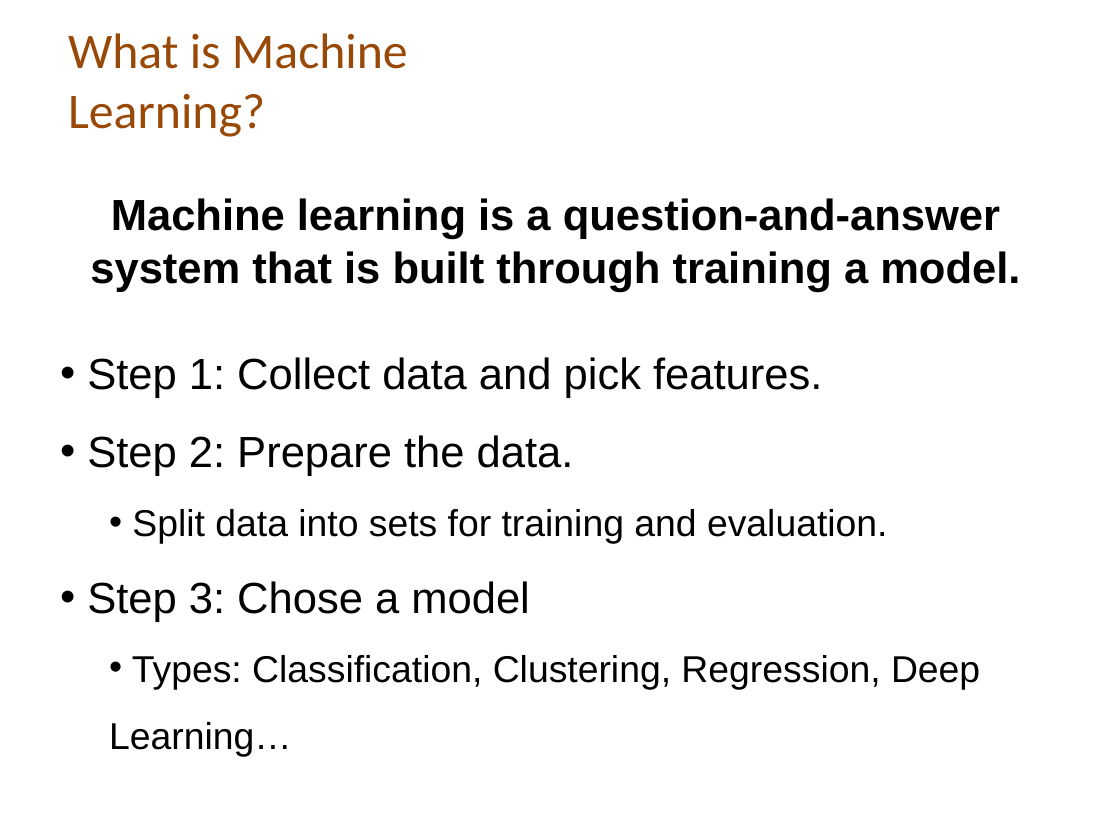
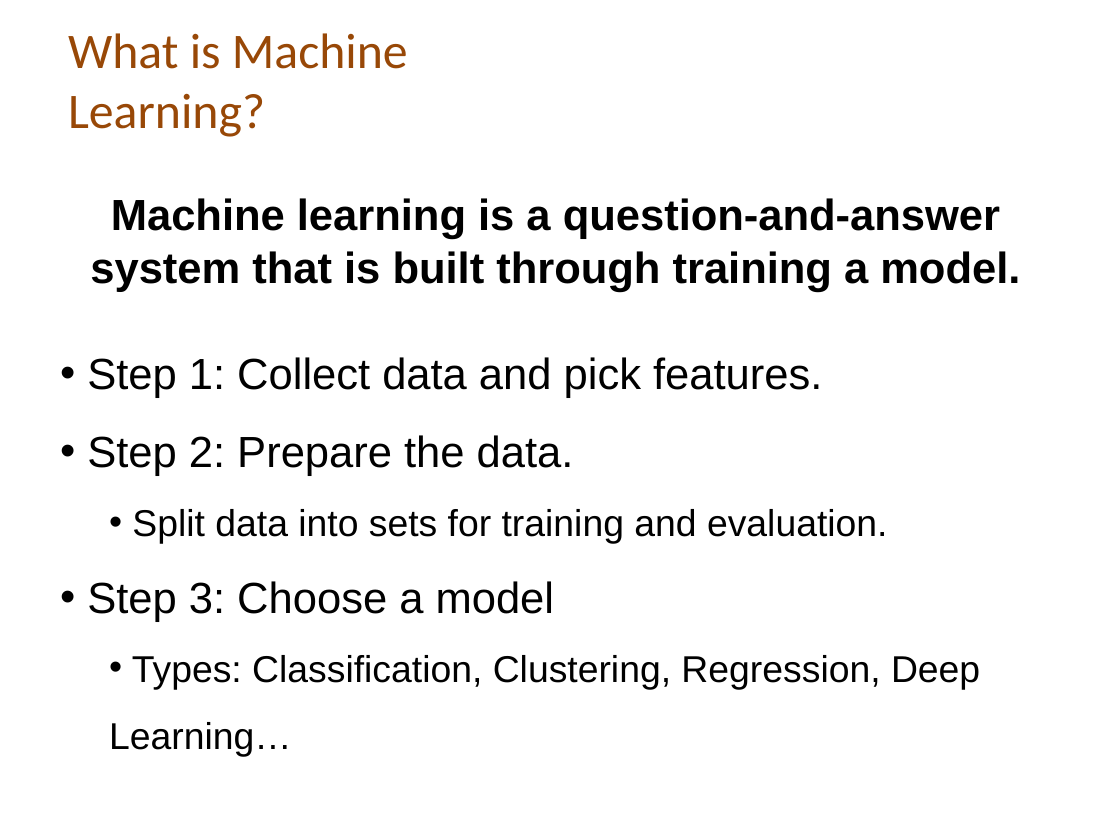
Before and after one commit to dsalisbury1141/Predicting-Loan-Eligibility-Machine-Learning, a slide deck: slide 2 of Machine_Learning_Presentation.pptx. Drawn at 1120x840 pixels with LibreOffice and Linux fonts; fonts in the diff are those of the drawing; background and template pictures are left out. Boxes give left, top, right and bottom in pixels: in the first picture for what was removed or moved away, otherwise in the second. Text is boxed around its words. In the diff, an @@ line names an element or a change of style, - is before the commit and + after.

Commit message:
updates to presentation

```diff
--- a/Machine_Learning_Presentation.pptx
+++ b/Machine_Learning_Presentation.pptx
@@ text at <box>87,581,554,622</box>: text changed @@
-• Step 3: Chose a model
+• Step 3: Choose a model
```
